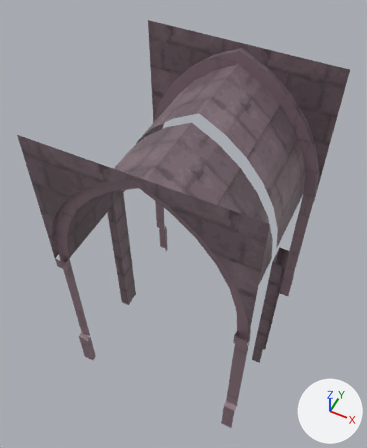
The glTF model assets/models/door_frame_normal_b.glb as it was, and as the next commit left it.
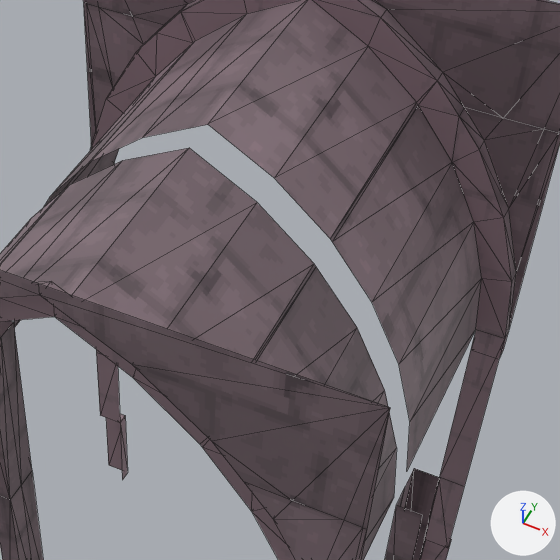
Old and new are each drawn whole from a camera (50 mm lens) standing at (1.47, -3.16, 5.89) and looking at (-0.14, 0.07, 1.86) and again close up on the part from 32% to 92% of the width and 14% to 63% of the height. Lighting does not change. The marker at lower right points along +X, +Y and +Z. The last two pictures show the newer version. The close-ups show mesh edges as thin lines. Vertices at exactly the same position are counted once.

In view in the first close-up: 'portal_back', 'portal_front'.
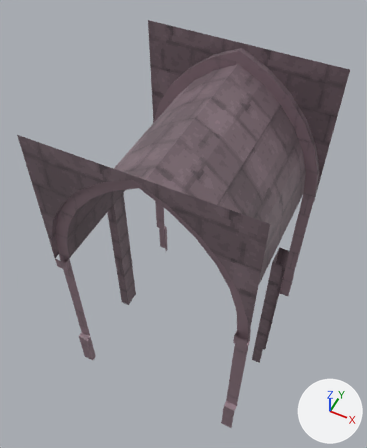
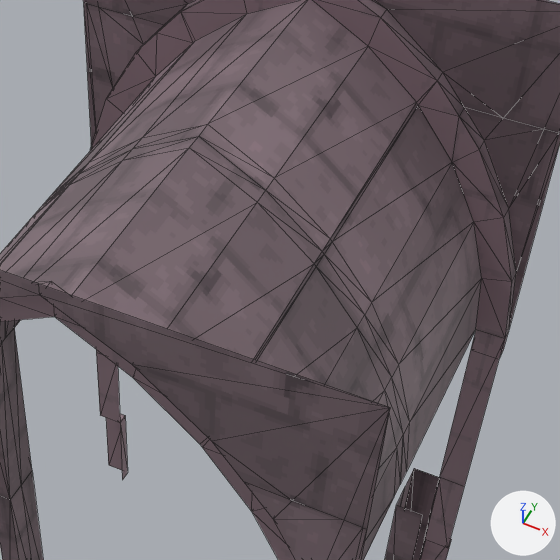
What differs and where, as boxes [x1, y1, x2, y2] in the close-ups (560 x 560 px):
'portal_back', reshaped: before [0, 0, 560, 560]; after [2, 0, 560, 560]
'portal_front', reshaped: before [0, 148, 423, 560]; after [0, 136, 423, 560]
part 1 of me_portal_back, added: after [5, 125, 410, 484]
part 2 of me_portal_front, added: after [0, 136, 403, 497]

The change, as a diff of the scene's bpy script:
```diff
--- a/assets/models/door_frame_normal_b.glb.py
+++ b/assets/models/door_frame_normal_b.glb.py
@@ me_portal_back @@
 # used by ob_portal_back; location = (0.0, 0.0, 0.0)
-me_portal_back.from_pydata(...)  # 119 vertices, 162 faces; spans x -1.0..1.0, y 0.0..1.0, z 0.0..3.5
+me_portal_back.from_pydata(...)  # 135 vertices, 190 faces; spans x -1.0..1.0, y 0.0..1.0, z 0.0..3.5
+# me_portal_back part 1
+# 16 new vertices lie (0.0, -0.07, 0.0) away from vertices in x -0.88..0.88, y 0.07, z 2.0..3.32
+# 28 new faces join them
 me_portal_back.materials.append(mat_door_frame_normal_b)
@@ me_portal_front @@
 # used by ob_portal_front; location = (0.0, 0.0, 0.0)
-me_portal_front.from_pydata(...)  # 119 vertices, 162 faces; spans x -1.0..1.0, y -1.0..0.0, z 0.0..3.5
+me_portal_front.from_pydata(...)  # 135 vertices, 190 faces; spans x -1.0..1.0, y -1.0..0.0, z 0.0..3.5
+# me_portal_front part 2
+# 16 new vertices lie (0.0, 0.07, 0.0) away from vertices in x -0.88..0.88, y -0.07, z 2.0..3.32
+# 28 new faces join them
 me_portal_front.materials.append(mat_door_frame_normal_b)
```
